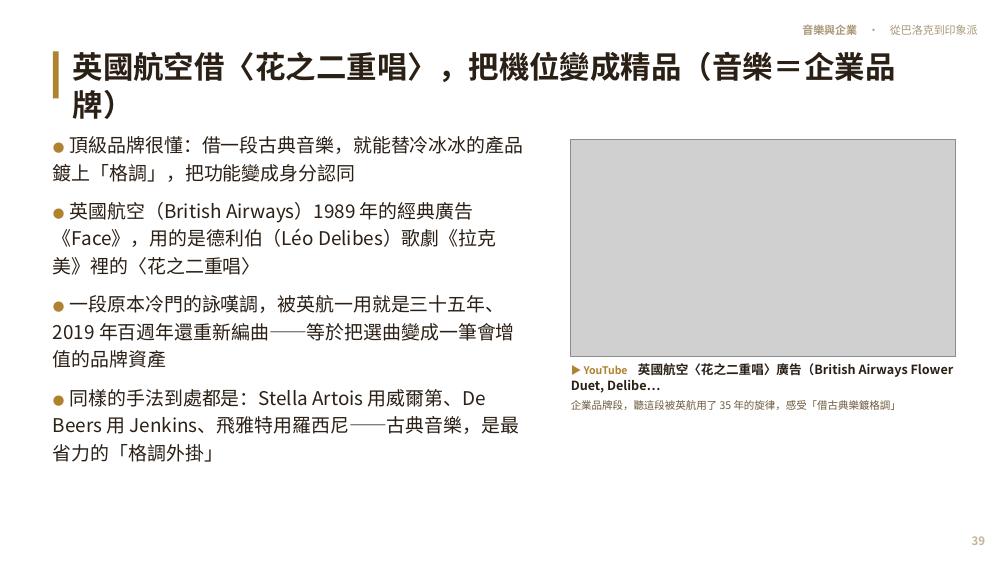
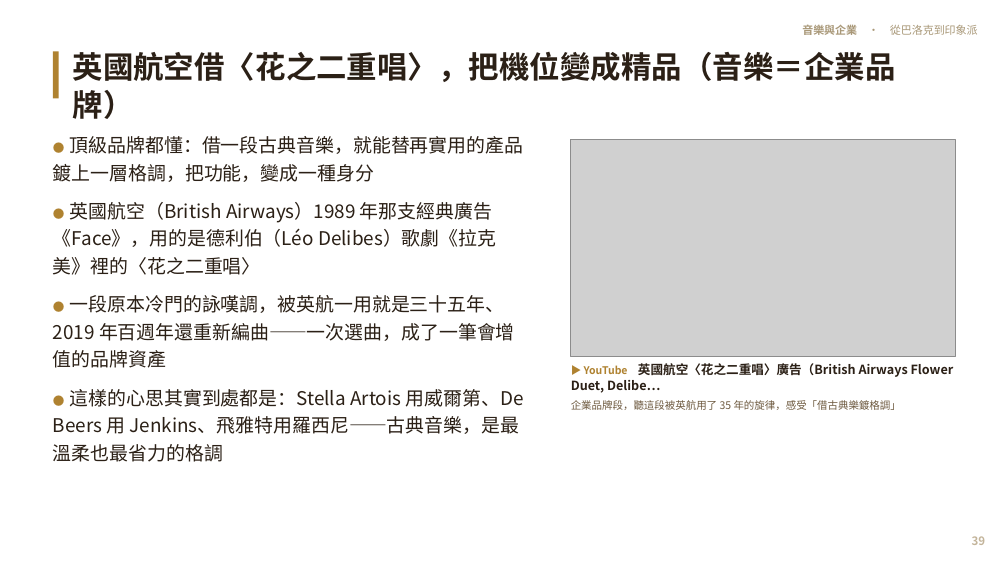
Before and after one commit to kblab2024/music-business-lecture, a slide deck: slide 39 of docs/downloads/音樂與企業-投影片.pptx. Drawn at 1008x567 pixels with LibreOffice and Linux fonts; fonts in the diff are those of the drawing; grey boxes stand for pictures. Boxes give left, top, right and bottom in pixels: in the first picture for what was removed or moved away, otherwise in the second. Text is boxed around its words. In the diff, an @@ line names an element or a change of style, - is before the commit and + after.

```diff
--- a/docs/downloads/音樂與企業-投影片.pptx
+++ b/docs/downloads/音樂與企業-投影片.pptx
@@ text at [53, 136, 524, 462]: text changed @@
-● 頂級品牌很懂：借一段古典音樂，就能替冷冰冰的產品鍍上「格調」，把功能變成身分認同
-● 英國航空（British Airways）1989 年的經典廣告《Face》，用的是德利伯（Léo Delibes）歌劇《拉克美》裡的〈花之二重唱〉
-● 一段原本冷門的詠嘆調，被英航一用就是三十五年、2019 年百週年還重新編曲——等於把選曲變成一筆會增值的品牌資產
-● 同樣的手法到處都是：Stella Artois 用威爾第、De Beers 用 Jenkins、飛雅特用羅西尼——古典音樂，是最省力的「格調外掛」
+● 頂級品牌都懂：借一段古典音樂，就能替再實用的產品鍍上一層格調，把功能，變成一種身分
+● 英國航空（British Airways）1989 年那支經典廣告《Face》，用的是德利伯（Léo Delibes）歌劇《拉克美》裡的〈花之二重唱〉
+● 一段原本冷門的詠嘆調，被英航一用就是三十五年、2019 年百週年還重新編曲——一次選曲，成了一筆會增值的品牌資產
+● 這樣的心思其實到處都是：Stella Artois 用威爾第、De Beers 用 Jenkins、飛雅特用羅西尼——古典音樂，是最溫柔也最省力的格調
```
Also in this commit, not shown: 54 other slides changed, 7 other files.
